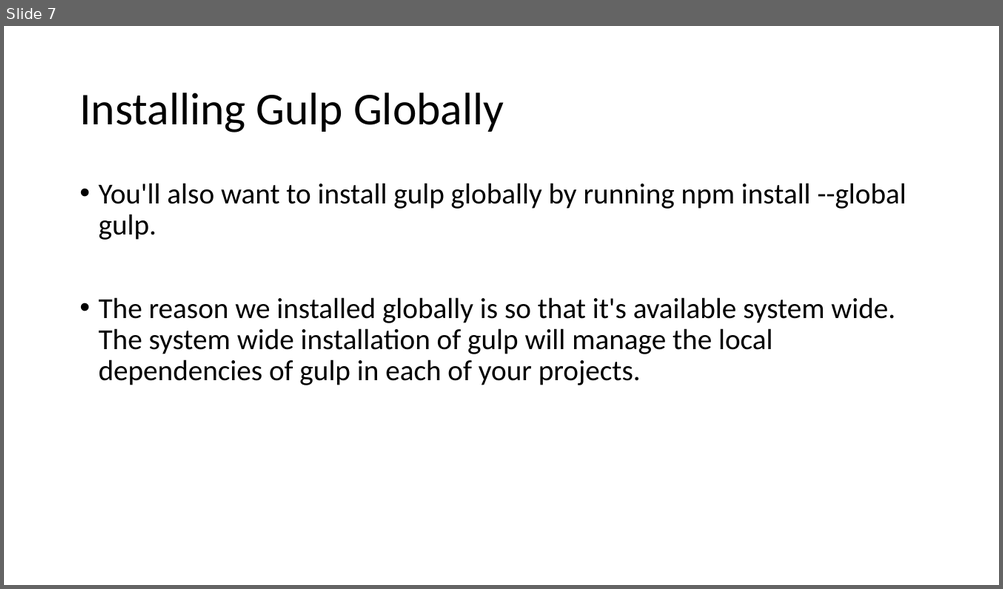
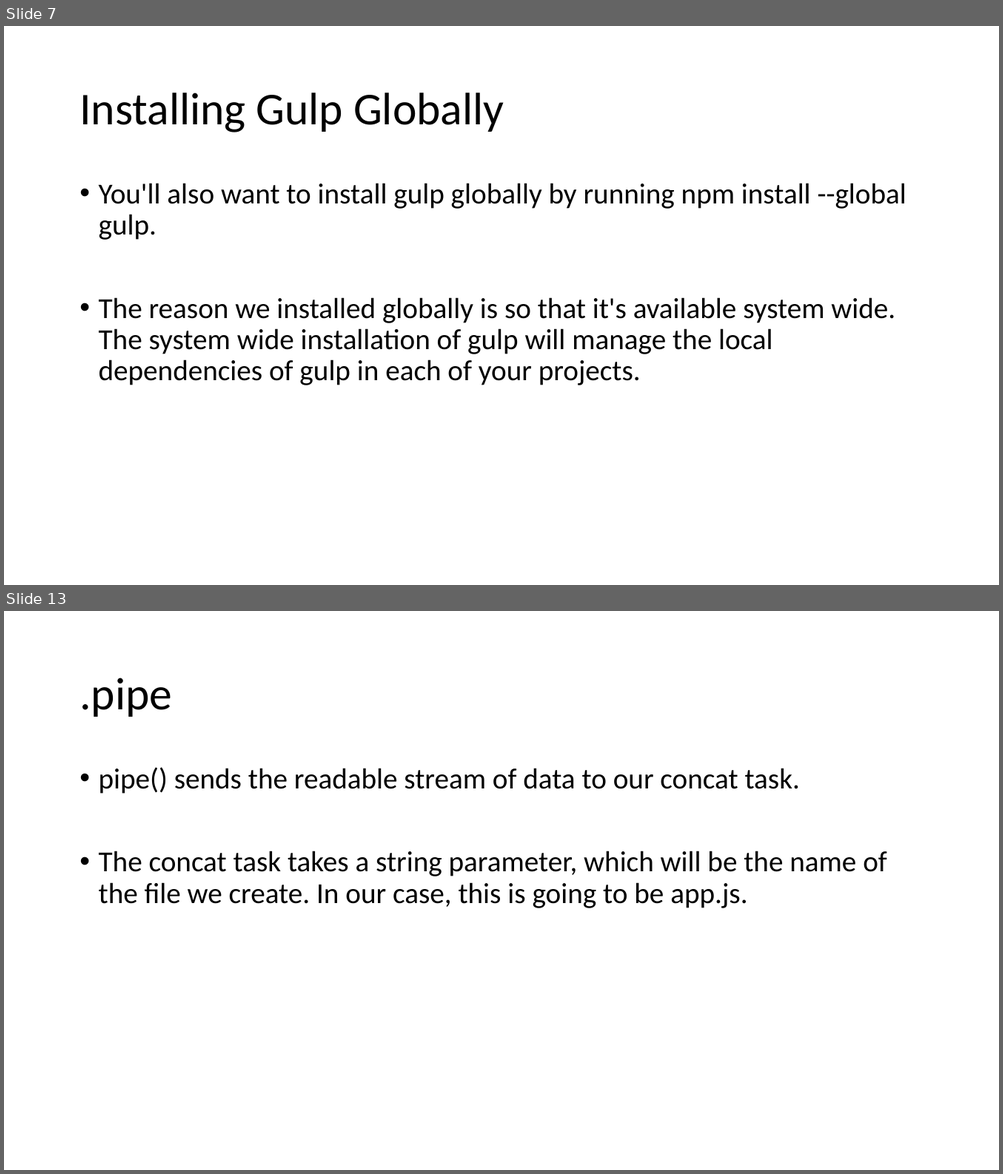
Before and after one commit to AbWahab07/TH-Gulp, a slide deck: Gulp Basics.pptx. Shown one above the other, each under a label of ours: slide 7 before the commit, slides 7 and 13 after it; the slides between them are not shown. The pictures are 1003x589 and 1003x1174 pixels, drawn with LibreOffice and Linux fonts; fonts in the diff are those of the drawing. Boxes give left, top, right and bottom in pixels: in the first picture for what was removed or moved away, otherwise in the second. Text is boxed around its words. In the diff, an @@ line names an element or a change of style, - is before the commit and + after.

Commit message:
Add required css. Implemented concatenation task of JS files

```diff
--- a/Gulp Basics.pptx
+++ b/Gulp Basics.pptx
@@ slide 13 added at box(4, 611, 999, 1170), background #FFFFFF @@
@@ title added at box(79, 678, 172, 717), 44 pt, text #000000 @@
+.pipe
@@ text added at box(99, 767, 887, 908), 28 pt, text #000000 @@
+• pipe() sends the readable stream of data to our concat task.
+• The concat task takes a string parameter, which will be the name of the file we create. In our case, this is going to be app.js.
```
Also in this commit, not shown: 6 other slides added, 6 other files.
